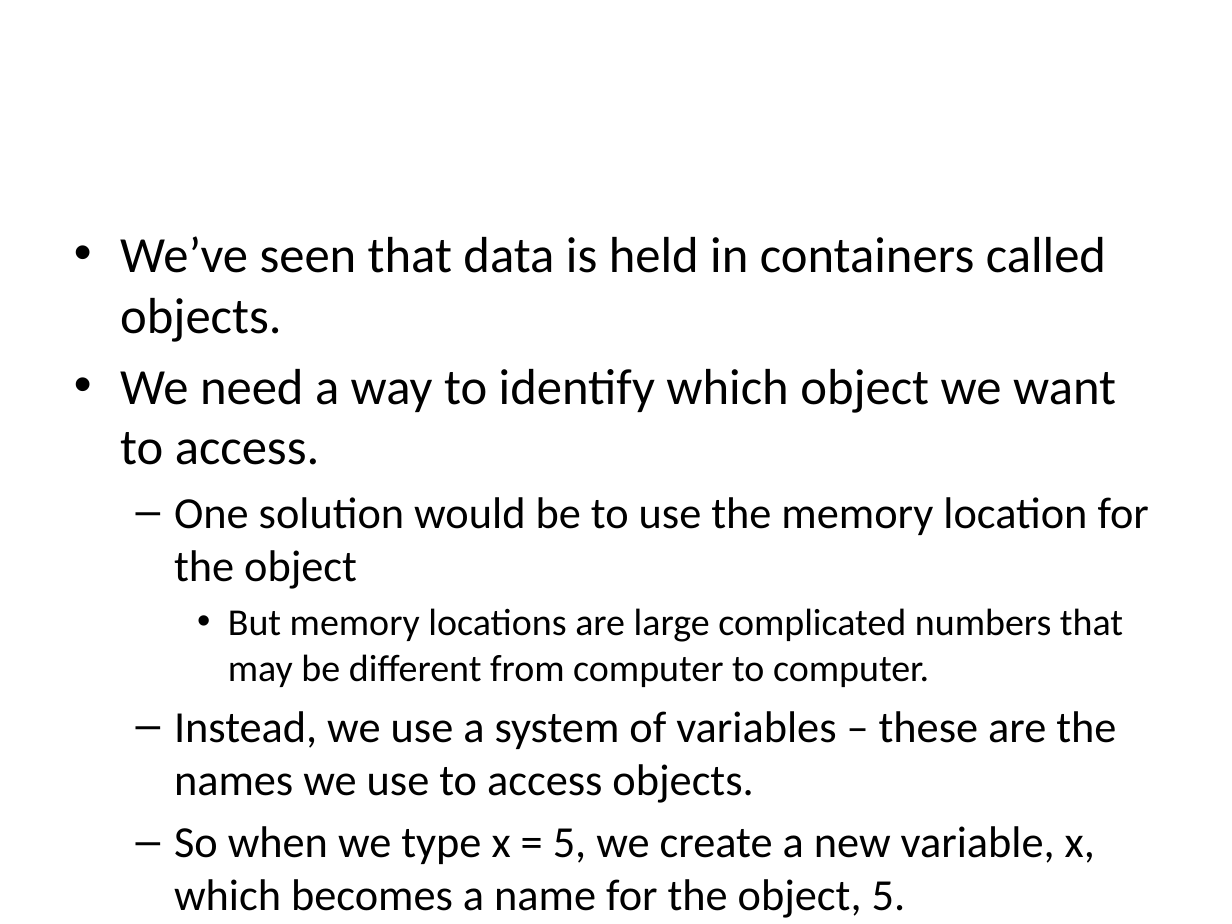
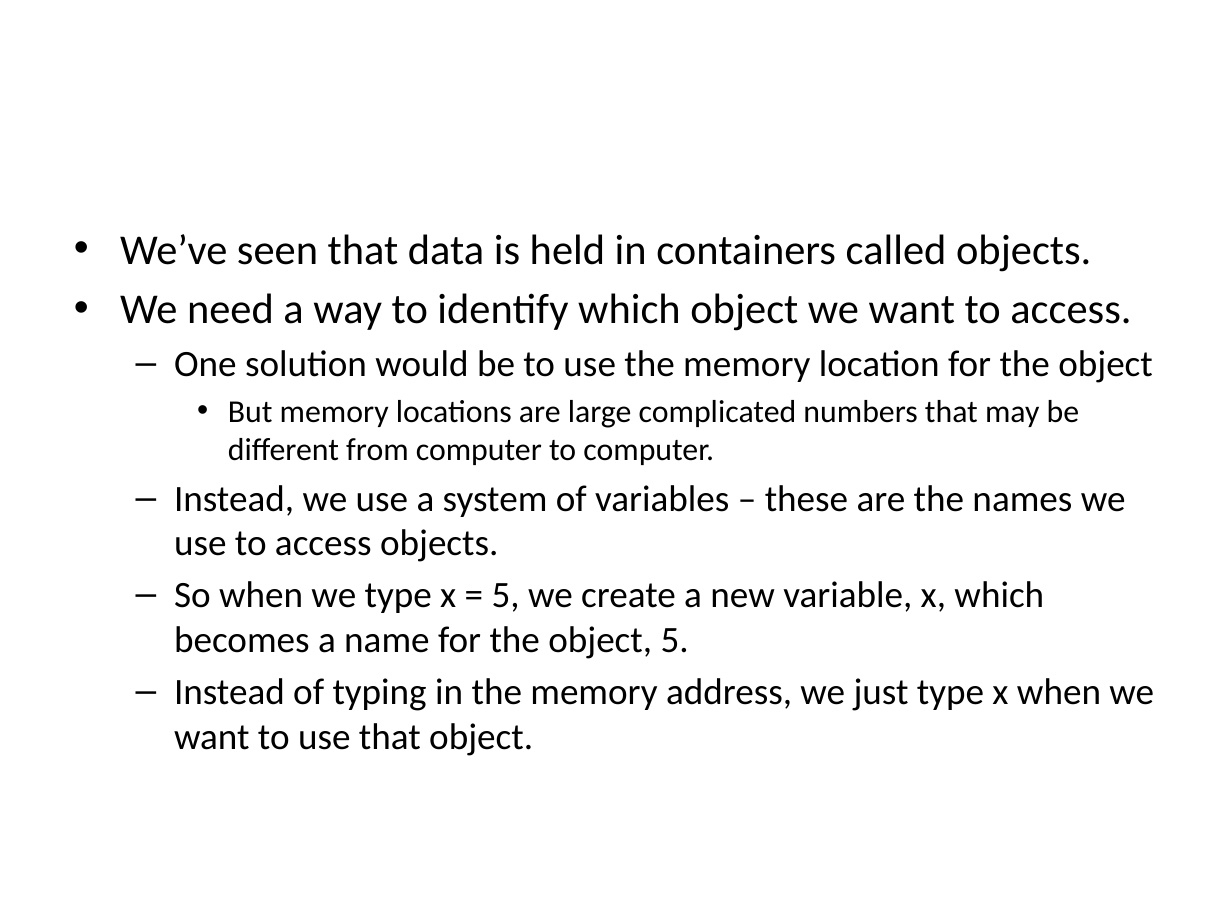
Before and after one commit to zengm71/Course-Overview, a slide deck: slide 2 of week_1/1.9 Variables.pptx. Drawn at 1232x924 pixels with LibreOffice and Linux fonts; fonts in the diff are those of the drawing. Boxes give left, top, right and bottom in pixels: in the first picture for what was removed or moved away, otherwise in the second. Text is boxed around its words. In the diff, an @@ line names an element or a change of style, - is before the commit and + after.

```diff
--- a/week_1/1.9 Variables.pptx
+++ b/week_1/1.9 Variables.pptx
@@ text at (x1=120, y1=234, x2=1153, y2=659): size 29.6 to 24.8 pt in "We’ve seen that data is held in ...", "We need a way to identify which ..."; size 25.9 to 21.7 pt in "One solution would be to use the ...", "Instead, we use a system of variables ...", "So when we type x = 5, ..."; size 22.2 to 18.6 pt in "But memory locations are large complicated numbers ..." @@
@@ text at (x1=174, y1=678, x2=1154, y2=756): paragraph added @@
+  – Instead of typing in the memory address, we just type x when we want to use that object.
```
Also in this commit, not shown: 5 other files.
